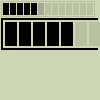
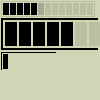
Revision of a layered 100px x 100px image; what changed, layer by layer:
painted on "Слой" over [left=1, top=52, right=56, bottom=70]
